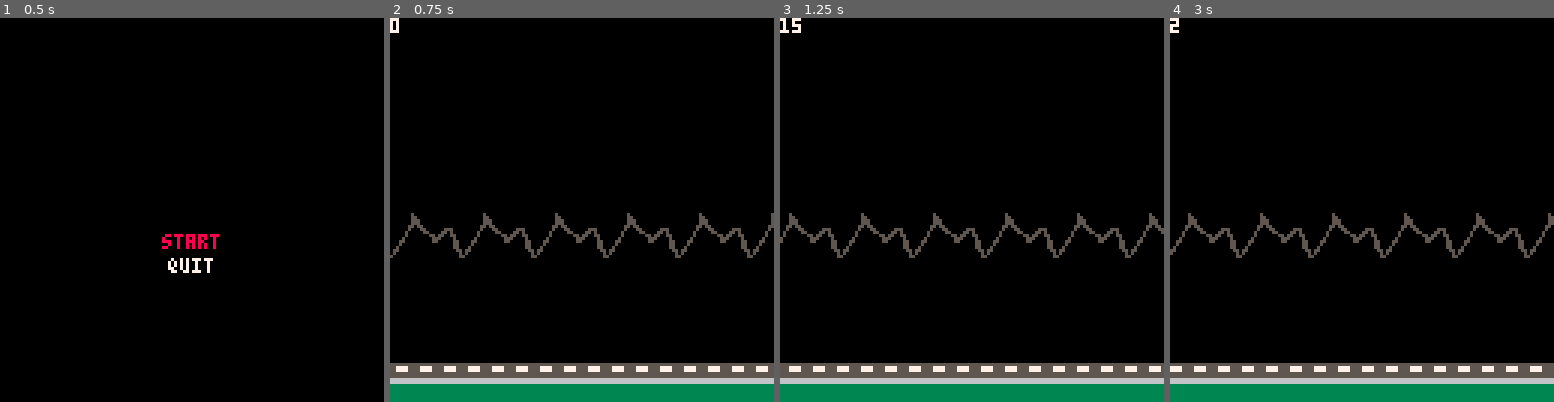
Above: before the commit, frames 1-4 (left to right).
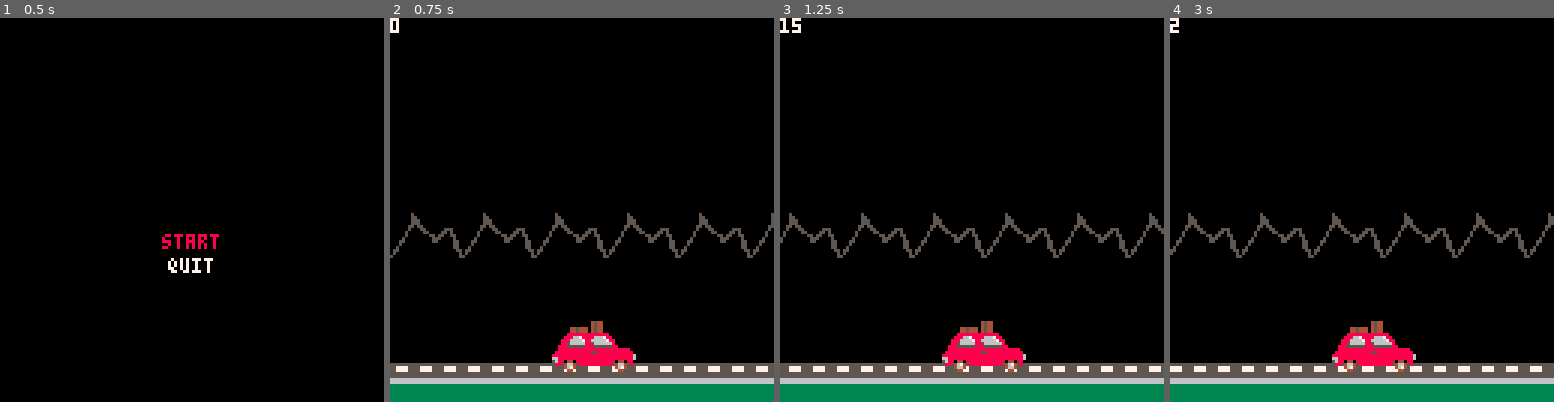
Above: after the commit, the same moments.

Repository: HumanBojack/PICO-8-projects
Game: PICO-8 cartridge parallax.p8
Two runs of this game, one before a commit and one after it. Both use one fixed random seed, a clock stepped at 60 frames per second and the inputs below.
Inputs:
- Up to frame 1 (0.5 s): no input
- Up to frame 2 (0.75 s): tap O (Z key) at 0.7 s
- Up to frame 3 (1.25 s): no input
- Up to frame 4 (3 s): tap O (Z key) every 0.4 s from 1.7 to 2.9 s; hold Up 2.15-2.42 s

Frame 1 is identical in both runs. In frame 2, 1.7% of the frame differs, in the area x 42-65%, y 78-93%; in frame 3, 1.7%; in frame 4, 1.7%.

Commit message:
feat: display the car and the moving wheels

Diff:
--- a/parallax.p8
+++ b/parallax.p8
@@ -76,6 +76,18 @@
   for x = 0, 127 + road_w, road_w do
     spr(5, x - offset, 115)
   end
+
+  -- draw the car
+  car_x = 50
+  car_y = 100
+  spr(6, car_x, car_y, 4, 2)
+
+  local wheel_r = flr(animation / 4) % 4
+  local flip_y = flr(wheel_r / 2) * 2 - 1 == -1
+  local wheel_spr = 10 + (flip_y and 1 - wheel_r % 2 or wheel_r % 2)
+
+  spr(wheel_spr, car_x + 8, car_y + 14, 0.5, 0.5, false, flip_y)
+  spr(wheel_spr, car_x + 25, car_y + 14, 0.5, 0.5, false, flip_y)
 end
 
 -->8
@@ -93,22 +105,22 @@
   print("game over!")
 end
 __gfx__
-00000000000000000000000000000000000000005555555500000000000000000000000000000000000000000000000000000000000000000000000000000000
-00000000000000050000000000000000000000005577775500000000000000000000000000000000000000000000000000000000000000000000000000000000
-00700700000000055000000000000000000000005577775500000000000000000000000000000000000000000000000000000000000000000000000000000000
-00077000000000055500000000000000000000005555555500000000000000000000000000000000000000000000000000000000000000000000000000000000
-00077000000000055500000000000000000000005555555500000000000000000000000000000000000000000000000000000000000000000000000000000000
-00700700000000550550000000000000000000006666666600000000000000000000000000000000000000000000000000000000000000000000000000000000
-00000000000000500055000000555000000000006666666600000000000000000000000000000000000000000000000000000000000000000000000000000000
-00000000000005000005500005505000000000000000000000000000000000000000000000000000000000000000000000000000000000000000000000000000
-00000000000005000000055055005500000000000000000000000000000000000000000000000000000000000000000000000000000000000000000000000000
-00000000000050000000005550000500000000000000000000000000000000000000000000000000000000000000000000000000000000000000000000000000
-00000000000550000000005500000550000000000000000000000000000000000000000000000000000000000000000000000000000000000000000000000000
-00000000000500000000000000000550000000000000000000000000000000000000000000000000000000000000000000000000000000000000000000000000
-00000000005000000000000000000550000000000000000000000000000000000000000000000000000000000000000000000000000000000000000000000000
-00000000055000000000000000000055000000000000000000000000000000000000000000000000000000000000000000000000000000000000000000000000
-00000000050000000000000000000005000000000000000000000000000000000000000000000000000000000000000000000000000000000000000000000000
-00000000500000000000000000000005000000000000000000000000000000000000000000000000000000000000000000000000000000000000000000000000
+00000000000000000000000000000000000000005555555500000000000000000000000000000000044000000440000000000000000000000000000000000000
+00000000000000050000000000000000000000005577775500000000000000000454400000000000476400004674000000000000000000000000000000000000
+00700700000000055000000000000000000000005577775500000000000000000454400000000000466400004664000000000000000000000000000000000000
+00077000000000055500000000000000000000005555555500000000004454440454400000000000044000000440000000000000000000000000000000000000
+00077000000000055500000000000000000000005555555500000000004454440454400000000000000000000000000000000000000000000000000000000000
+00700700000000550550000000000000000000006666666600000000088888888888888000000000000000000000000000000000000000000000000000000000
+00000000000000500055000000555000000000006666666600000000888667888866678800000000000000000000000000000000000000000000000000000000
+00000000000005000005500005505000000000000000000000000008886666788666667880000000000000000000000000000000000000000000000000000000
+00000000000005000000055055005500000000000000000000000008856666688566666680000000000000000000000000000000000000000000000000000000
+00000000000050000000005550000500000000000000000000000088855555588855555588000000000000000000000000000000000000000000000000000000
+00000000000550000000005500000550000000000000000000000088888888888888888888888800000000000000000000000000000000000000000000000000
+00000000000500000000000000000550000000000000000000000888888888888558888888888880000000000000000000000000000000000000000000000000
+00000000005000000000000000000550000000000000000000008888888888888888888888888886000000000000000000000000000000000000000000000000
+00000000055000000000000000000055000000000000000000006688888888888888888888888886000000000000000000000000000000000000000000000000
+00000000050000000000000000000005000000000000000000005688000088888888888880000880000000000000000000000000000000000000000000000000
+00000000500000000000000000000005000000000000000000000880000008888888888800000080000000000000000000000000000000000000000000000000
 __gff__
 0000000001000000000000000000000000000000000000000000000000000000000000000000000000000000000000000000000000000000000000000000000000000000000000000000000000000000000000000000000000000000000000000000000000000000000000000000000000000000000000000000000000000000
 0000000000000000000000000000000000000000000000000000000000000000000000000000000000000000000000000000000000000000000000000000000000000000000000000000000000000000000000000000000000000000000000000000000000000000000000000000000000000000000000000000000000000000
